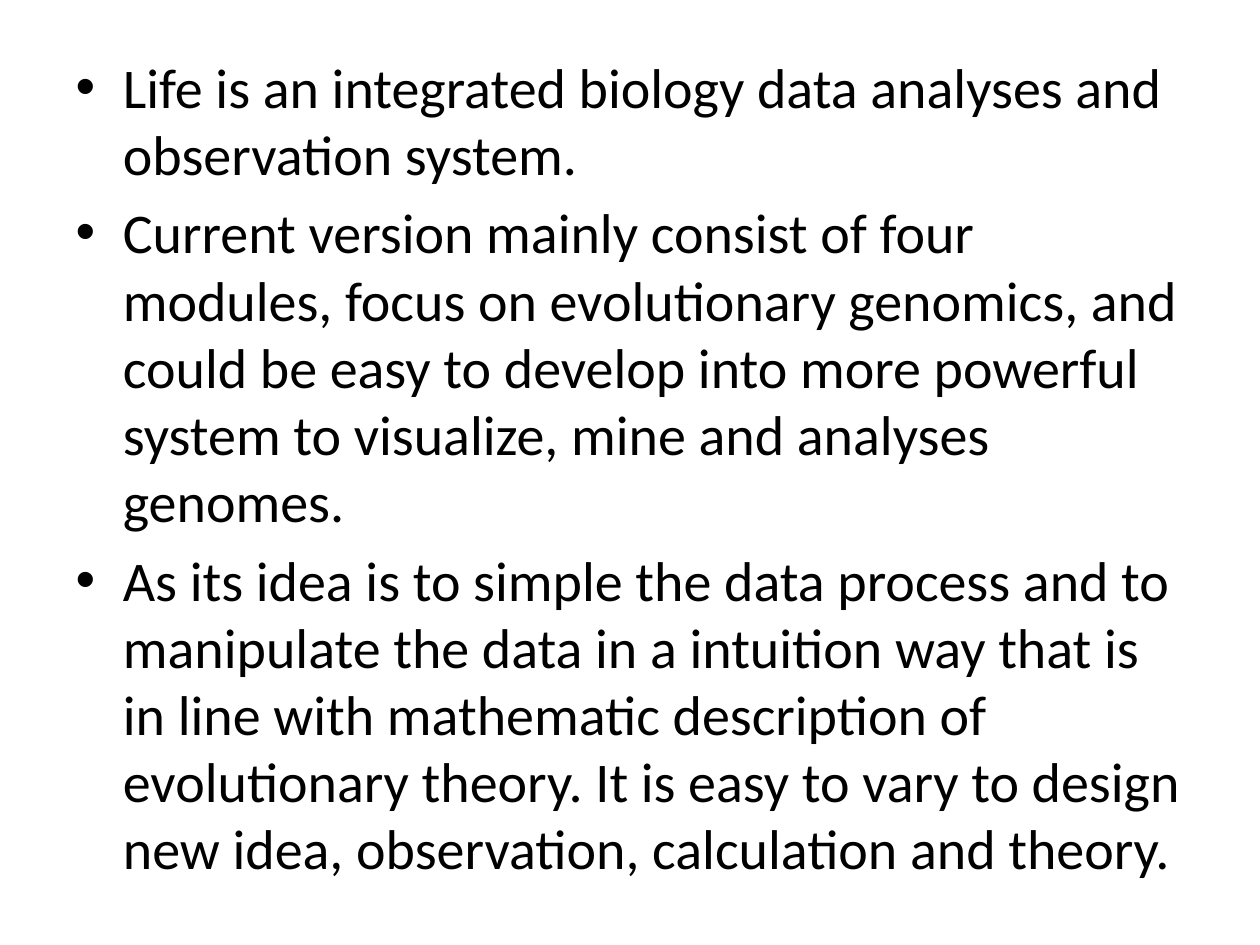
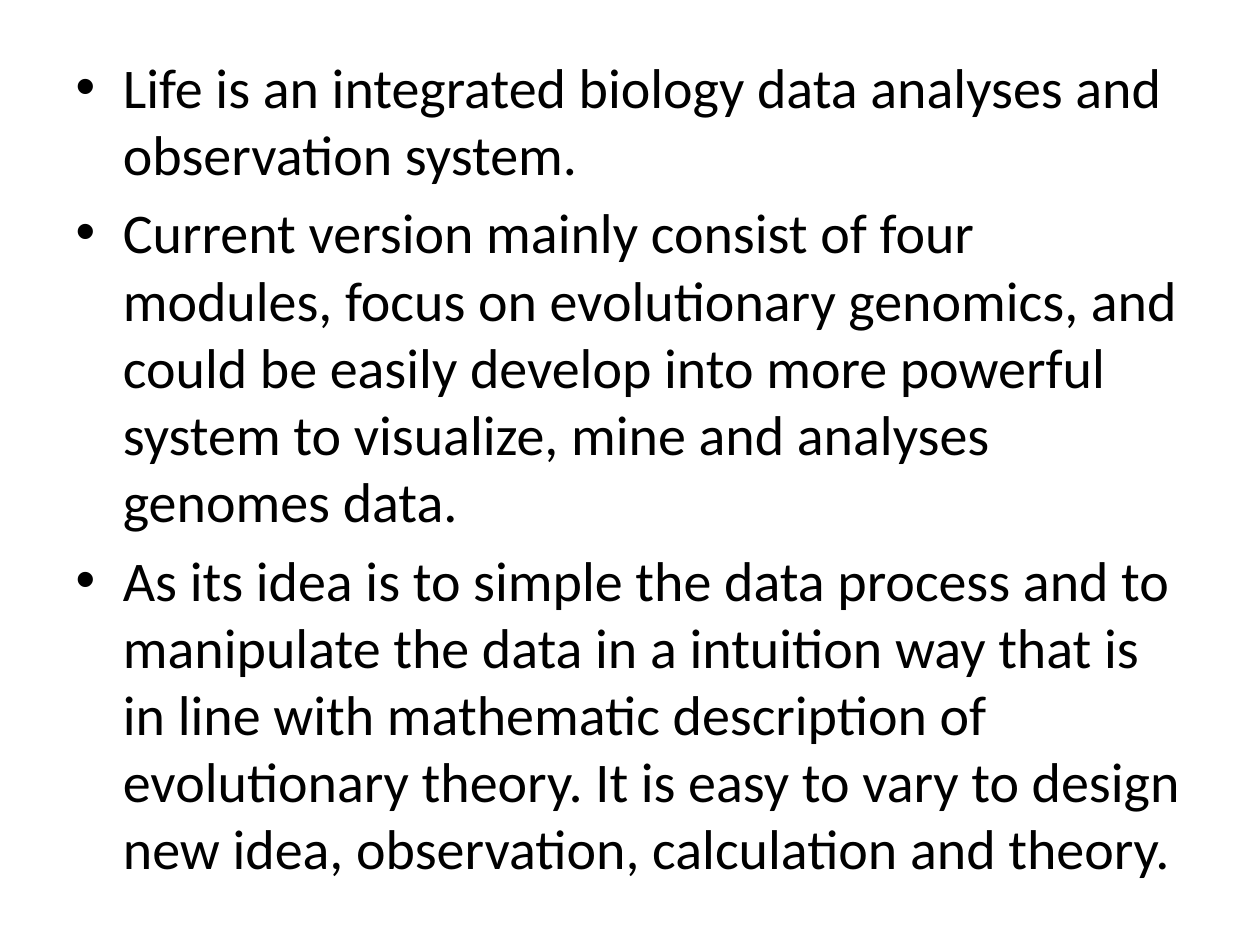
Before and after one commit to vitogump/lifelit, a slide deck: slide 2 of userGuide.pptx. Drawn at 1260x945 pixels with LibreOffice and Linux fonts; fonts in the diff are those of the drawing. Boxes give left, top, right and bottom in pixels: in the first picture for what was removed or moved away, otherwise in the second. Text is boxed around its words. In the diff, an @@ line names an element or a change of style, - is before the commit and + after.

Commit message:
introduction grammar error fixed

```diff
--- a/userGuide.pptx
+++ b/userGuide.pptx
@@ text at <box>123,214,1177,532</box>: text changed @@
-• Current version mainly consist of four modules, focus on evolutionary genomics, and could be easy to develop into more powerful system to visualize, mine and analyses genomes.
+• Current version mainly consist of four modules, focus on evolutionary genomics, and could be easily develop into more powerful system to visualize, mine and analyses genomes data.
```
